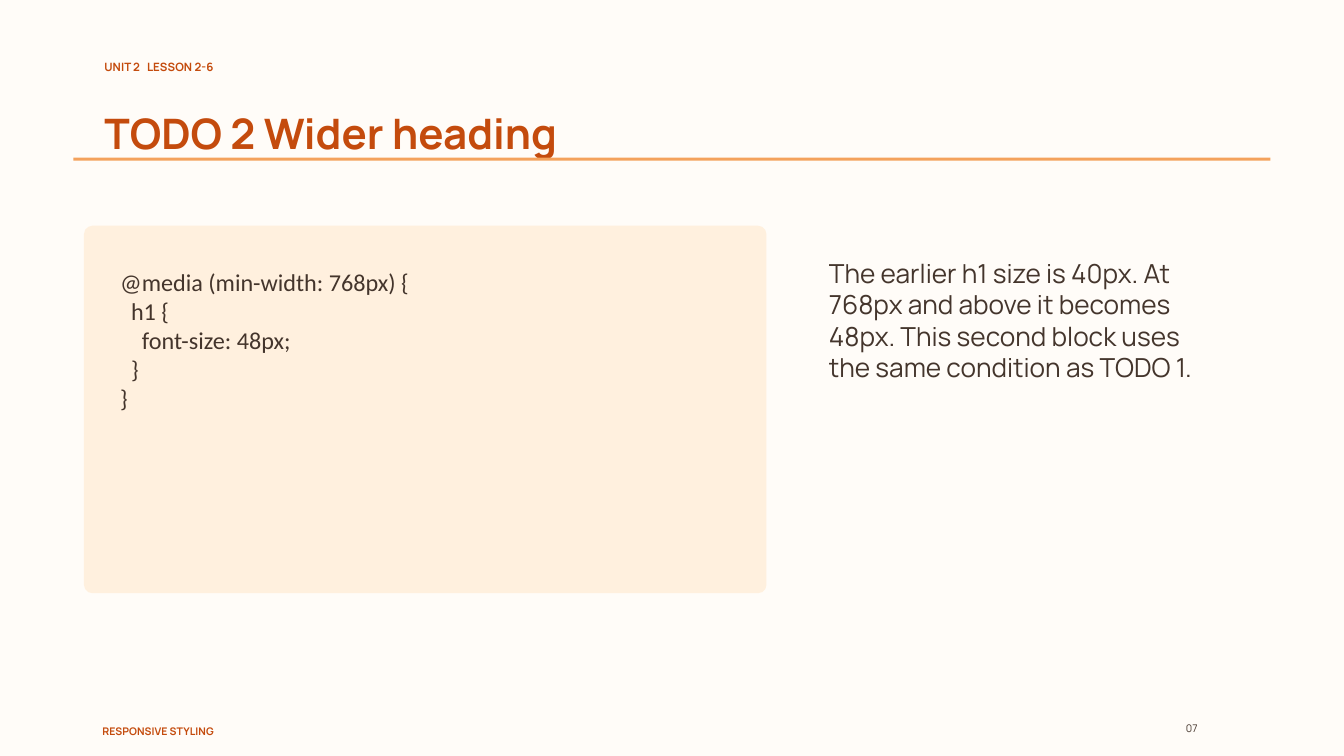
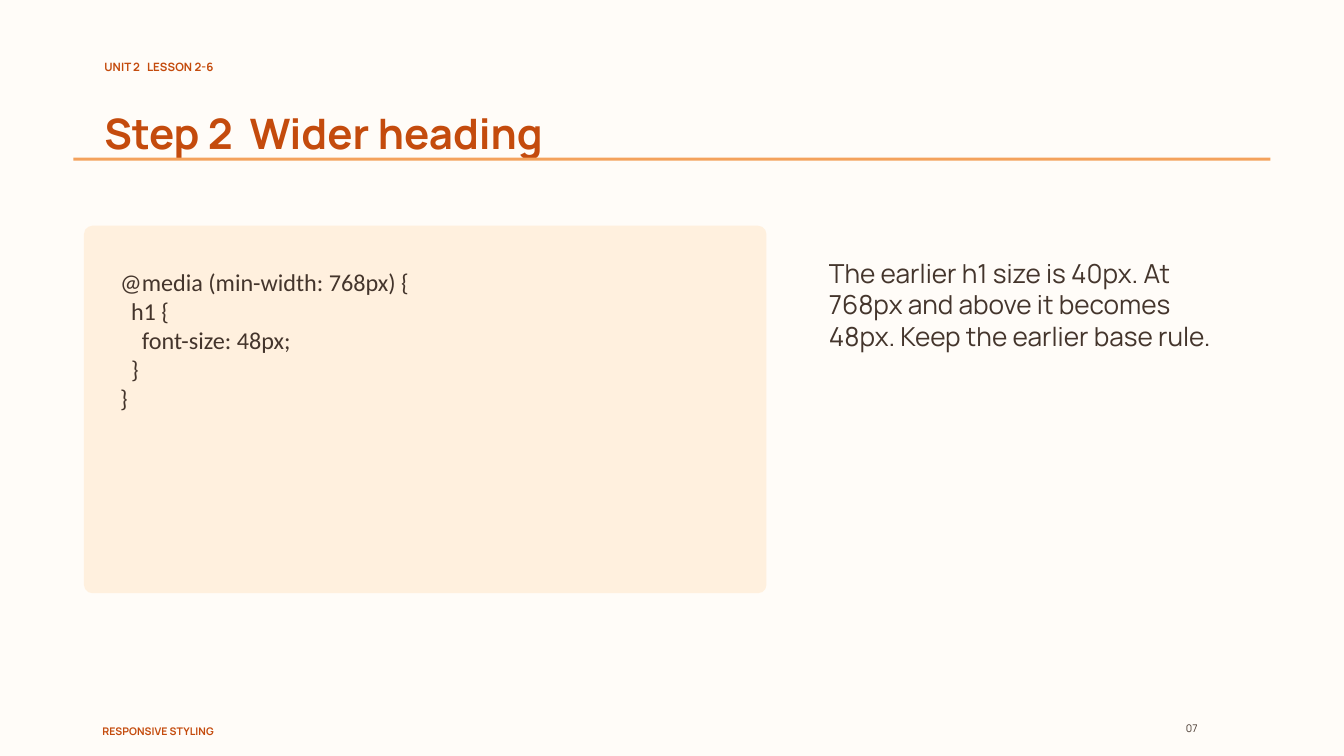
Before and after one commit to nakarapunchai/cis181-course-template, a slide deck: slide 7 of demo/Demo 2-6/Lesson 2-6 Responsive Styling.pptx. Drawn at 1344x756 pixels with LibreOffice and Linux fonts; fonts in the diff are those of the drawing. Boxes give left, top, right and bottom in pixels: in the first picture for what was removed or moved away, otherwise in the second. Text is boxed around its words. In the diff, an @@ line names an element or a change of style, - is before the commit and + after.

```diff
--- a/demo/Demo 2-6/Lesson 2-6 Responsive Styling.pptx
+++ b/demo/Demo 2-6/Lesson 2-6 Responsive Styling.pptx
@@ text at (104, 118, 543, 161): text changed @@
-TODO 2 Wider heading
+Step 2 Wider heading
@@ text at (829, 263, 1211, 353): text changed @@
-The earlier h1 size is 40px. At 768px and above it becomes 48px. This second block uses the same condition as TODO 1.
+The earlier h1 size is 40px. At 768px and above it becomes 48px. Keep the earlier base rule.
```
Also in this commit, not shown: 7 other slides changed, 19 other files.
